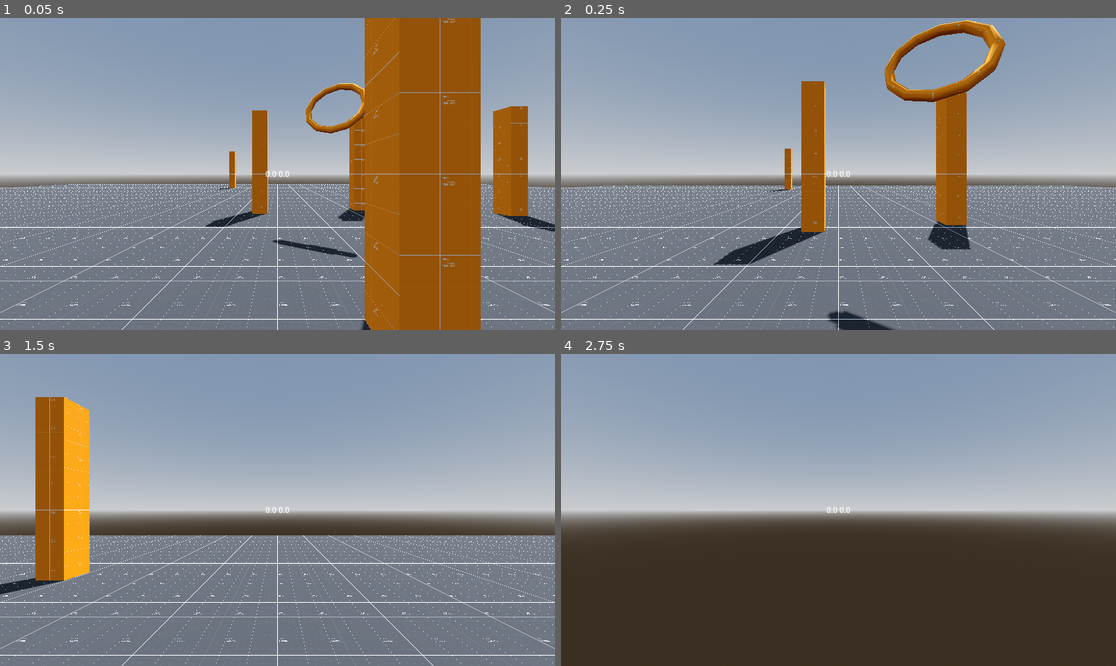
Above: before the commit, frames 1-4 (two rows, left to right).
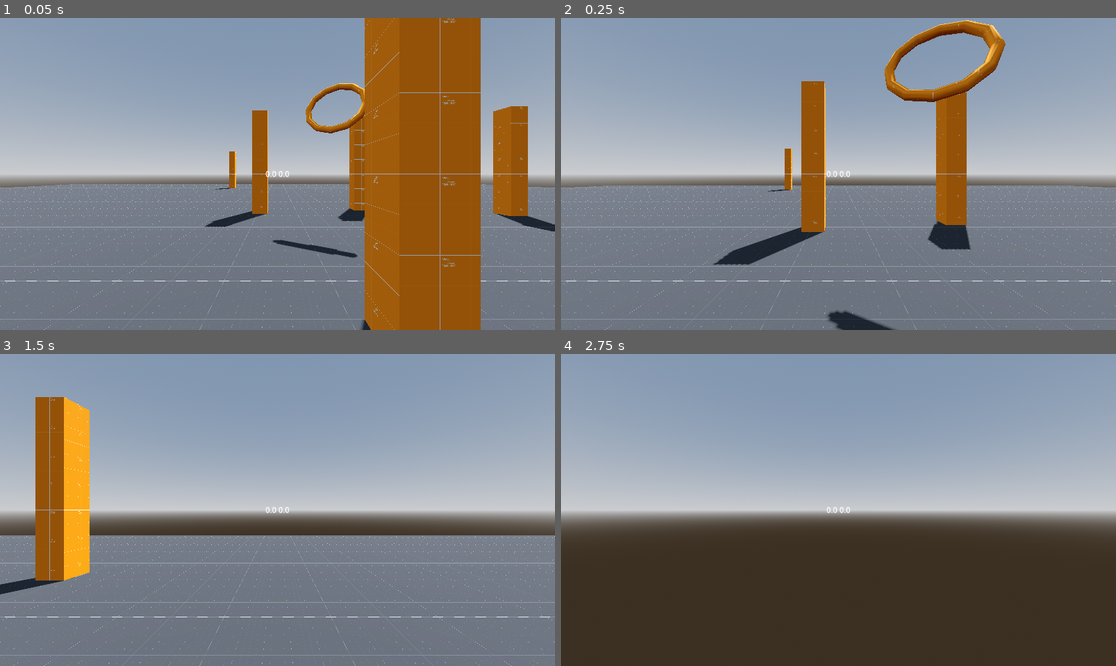
Above: after the commit, the same moments.

Repository: Dams4K/DroneGame
Game: Godot game, scene res://world.tscn
Two runs of this game, one before a commit and one after it. Both use one fixed random seed, a clock stepped at 60 frames per second and the inputs below.
Inputs (mouse positions are in pixels of both pictures, inside the frame that each line leads up to):
- Up to frame 1 (0.05 s): no input
- Up to frame 2 (0.25 s): no input
- Up to frame 3 (1.5 s): move the mouse to (399, 494) at 0.52 s; click (399, 494) at 0.67 s; drag from (166, 525) to (249, 572) at 1.27 s
- Up to frame 4 (2.75 s): move the mouse to (894, 441) at 2.02 s; click (894, 441) at 2.17 s

The runs differ from the first frame. In frame 1, 1.8% of the frame differs, in the area x 0-100%, y 53-100%; in frame 2, 2.3%; in frame 3, 1.9%; in frame 4, nothing differs.
Error in both runs: Attempt to call function 'null::null (Callable)' on a null instance. (res://player/control/drone_controls.gd:37)

Commit message:
game is smaller

Diff:
--- a/assets/materials/ground_proto.tres
+++ b/assets/materials/ground_proto.tres
@@ -1,6 +1,6 @@
 [gd_resource type="StandardMaterial3D" load_steps=2 format=3 uid="uid://c4wmdw8jf28on"]
 
-[ext_resource type="Texture2D" uid="uid://e5qvy4ontps1" path="res://assets/protos/Dark/texture_13.png" id="1_iyjgr"]
+[ext_resource type="Texture2D" uid="uid://c37xvikcpo01j" path="res://assets/protos/Dark/texture_02.png" id="1_iyjgr"]
 
 [resource]
 albedo_texture = ExtResource("1_iyjgr")
--- a/player/control/side_control.gd
+++ b/player/control/side_control.gd
@@ -14,4 +14,4 @@
 	if not touching:
 		return 0.0
 	# values between [-1, 1]
-	return clamp(touch_pos.y / size.y - 0.5, -0.5, 0.5) * 2
+	return clamp((touch_pos.y) / size.y - 0.5, -0.5, 0.5) * 2
--- a/player/control/side_control.tscn
+++ b/player/control/side_control.tscn
@@ -10,3 +10,13 @@
 grow_horizontal = 2
 grow_vertical = 2
 script = ExtResource("1_xxa0h")
+
+[node name="ColorRect" type="ColorRect" parent="."]
+layout_mode = 1
+anchors_preset = 15
+anchor_right = 1.0
+anchor_bottom = 1.0
+grow_horizontal = 2
+grow_vertical = 2
+mouse_filter = 2
+color = Color(1, 1, 1, 0.160784)
Binary file removed: assets/protos/Dark/texture_01.png
Not shown, removed: assets/protos/Dark/texture_01.png.import
Binary file removed: assets/protos/Dark/texture_03.png
Not shown, removed: assets/protos/Dark/texture_03.png.import
Binary file removed: assets/protos/Dark/texture_04.png
Not shown, removed: assets/protos/Dark/texture_04.png.import
Binary file removed: assets/protos/Dark/texture_05.png
Not shown, removed: assets/protos/Dark/texture_05.png.import
Binary file removed: assets/protos/Dark/texture_06.png
Not shown, removed: assets/protos/Dark/texture_06.png.import
Binary file removed: assets/protos/Dark/texture_07.png
Not shown, removed: assets/protos/Dark/texture_07.png.import
(and 137 more such lines)
